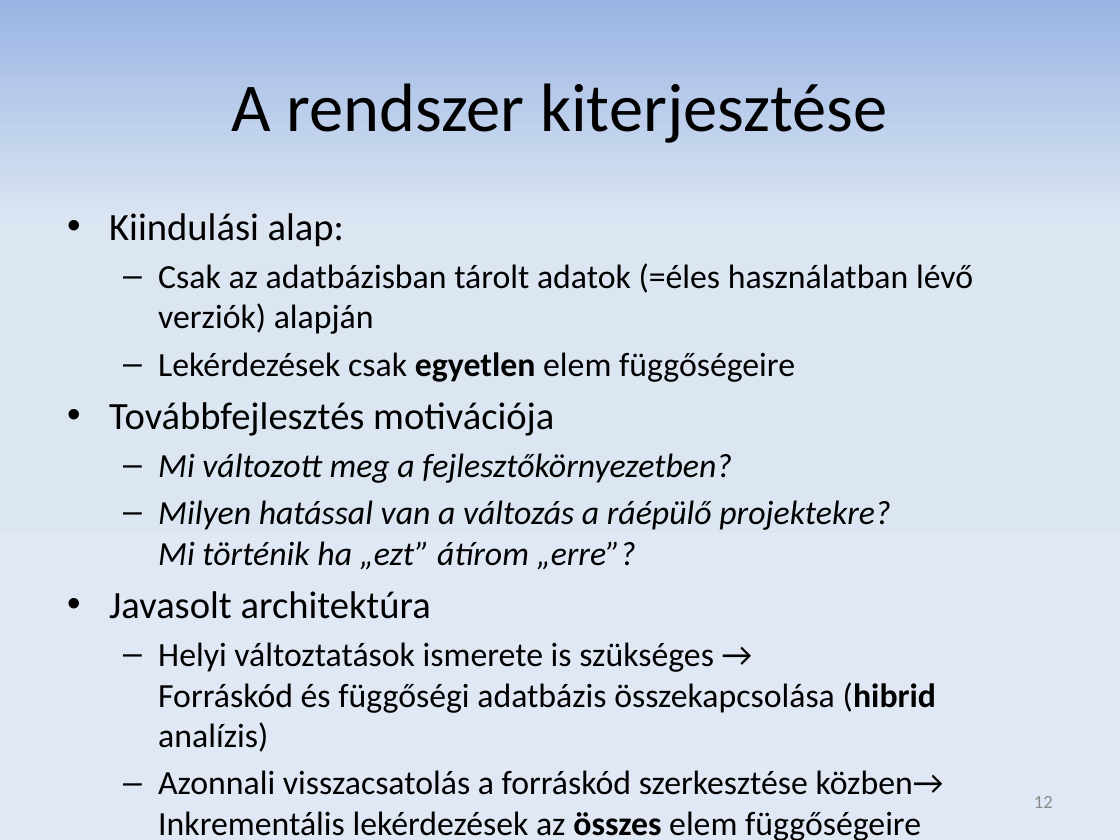
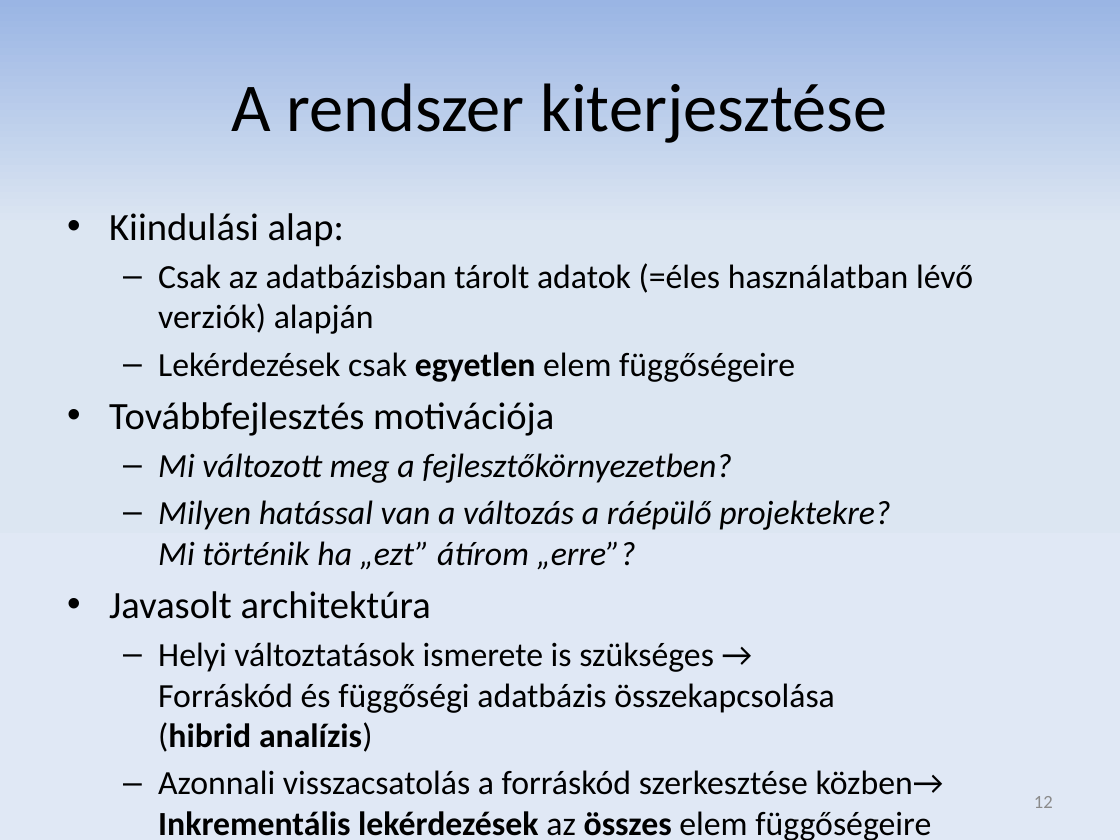
Before and after one commit to donat/incquery-deps, a slide deck: slide 12 of incquery-deps-documentation/presentation/tdk_pres_hu_v3.pptx. Drawn at 1120x840 pixels with LibreOffice and Linux fonts; fonts in the diff are those of the drawing. Boxes give left, top, right and bottom in pixels: in the first picture for what was removed or moved away, otherwise in the second. Text is boxed around its words. In the diff, an @@ line names an element or a change of style, - is before the commit and + after.

```diff
--- a/incquery-deps-documentation/presentation/tdk_pres_hu_v3.pptx
+++ b/incquery-deps-documentation/presentation/tdk_pres_hu_v3.pptx
@@ text at (158,642,944,840): bold on in "analízis)", "Inkrementális lekérdezések" @@
```
Also in this commit, not shown: 7 other slides changed, 4 slides added.
